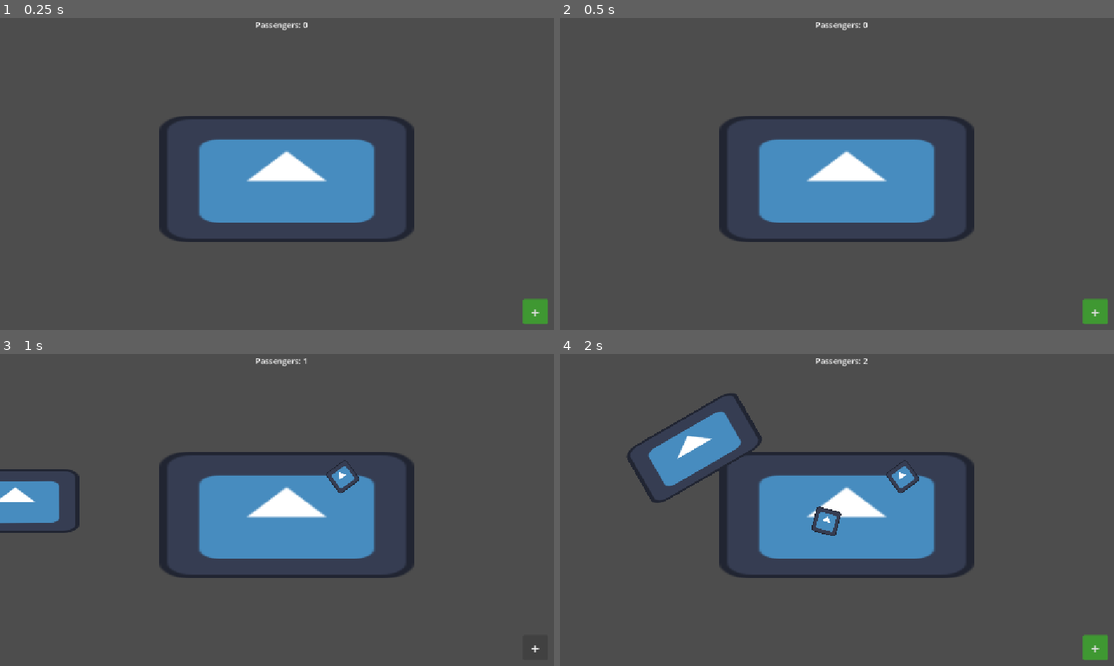
Above: before the commit, frames 1-4 (two rows, left to right).
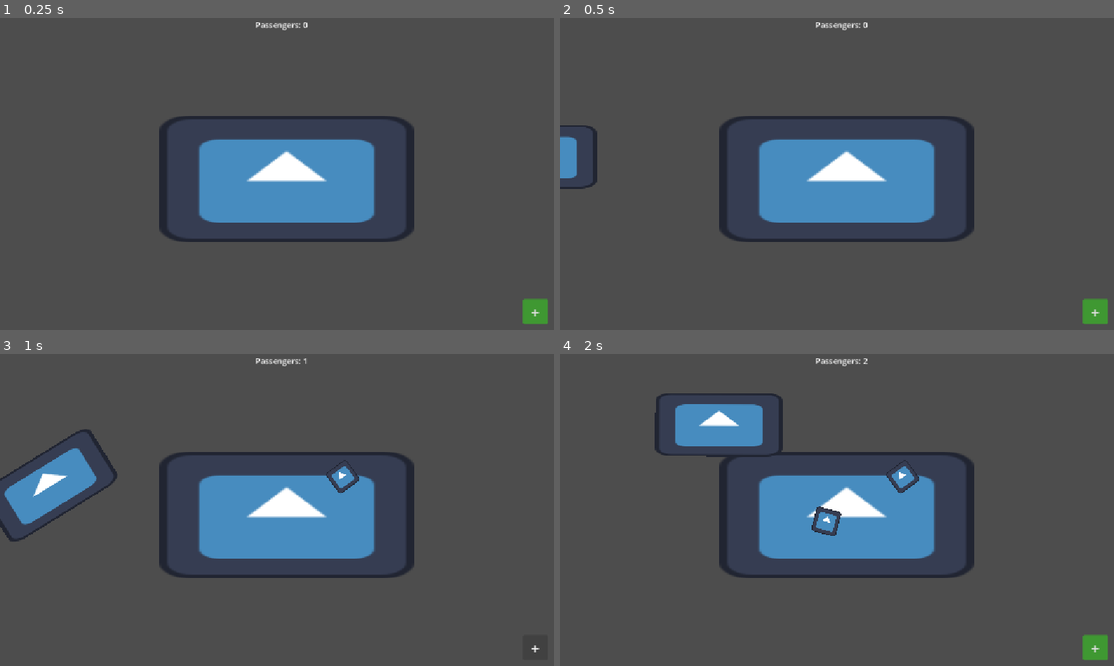
Above: after the commit, the same moments.

Repository: iamagoodperson-yay/rail-clicker
Game: Godot game, scene res://scenes/main.tscn
The game is run twice, just before and just after one commit, with the same random seed, the same clock (stepped at 60 frames per second) and the same inputs. The engine's default icon, where the game draws it, is replaced by a stand-in: a white triangle on a blue panel in a dark square.
Inputs (mouse positions are in pixels of both pictures, inside the frame that each line leads up to):
- Up to frame 1 (0.25 s): no input
- Up to frame 2 (0.5 s): no input
- Up to frame 3 (1 s): click "+" at 0.5 s
- Up to frame 4 (2 s): tap Enter at 1.25 s; move the mouse to (975, 497) at 1.27 s; hold Right from 1.28 s (still down); tap Alt at 1.35 s; click (975, 497) at 1.42 s

Frame 1 is identical in both runs. In frame 2, 0.6% of the frame differs, in the area x 0-7%, y 34-55%; in frame 3, 2.4%; in frame 4, 3.7%, in the area x 12-41%, y 12-48%.

Commit message:
i think theres minor fixes idk what else

Diff:
--- a/scenes/main.tscn
+++ b/scenes/main.tscn
@@ -38,10 +38,11 @@
 [node name="Hitbox" type="CollisionShape2D" parent="Node2D/PlatformArea" unique_id=1935806620]
 shape = SubResource("RectangleShape2D_d3t8h")
 
+[node name="Path2D" parent="Node2D/PlatformArea" unique_id=1865679941 instance=ExtResource("3_tbgi4")]
+position = Vector2(-576, -324)
+
 [node name="PassengersContainer" type="Node2D" parent="Node2D" unique_id=2008254852]
 script = ExtResource("2_jyhfs")
-
-[node name="Path2D" parent="Node2D" unique_id=1865679941 instance=ExtResource("3_tbgi4")]
 
 [node name="Centered" type="Control" parent="." unique_id=1308823877]
 layout_mode = 3
--- a/scenes/train.tscn
+++ b/scenes/train.tscn
@@ -5,7 +5,7 @@
 
 [sub_resource type="Curve2D" id="Curve2D_sugp2"]
 _data = {
-"points": PackedVector2Array(0, 0, 0, 0, -313, 298, 0, 0, 0, 0, 85, 296, 0, 0, 0, 0, 313, 164, 0, 0, 0, 0, 834, 163, 0, 0, 0, 0, 995, 298, 0, 0, 0, 0, 1372, 298)
+"points": PackedVector2Array(0, 0, 0, 0, -222, 280, 0, 0, 0, 0, 77, 279, 0, 0, 0, 0, 299, 142, 0, 0, 0, 0, 858, 143, 0, 0, 0, 0, 1057, 280, 0, 0, 0, 0, 1376, 280)
 }
 point_count = 6
 
@@ -13,8 +13,8 @@
 curve = SubResource("Curve2D_sugp2")
 
 [node name="PathFollow2D" type="PathFollow2D" parent="." unique_id=1926359726]
-position = Vector2(-313, 298)
-rotation = -0.0050250837
+position = Vector2(-230, 300)
+rotation = -0.0065358547
 script = ExtResource("1_68jl8")
 
 [node name="Train" type="Sprite2D" parent="PathFollow2D" unique_id=1354929336]
--- a/scripts/label.gd
+++ b/scripts/label.gd
@@ -1,5 +1,5 @@
 extends Label
-@onready var passengers = get_node("/root/main/Node2D/PassengersContainer")
+@onready var passengers = $"../../Node2D/PassengersContainer"
 
 func _ready():
 	text = 'Passengers: 0'
--- a/scripts/passenger.gd
+++ b/scripts/passenger.gd
@@ -6,13 +6,17 @@
 var angular_speed = PI/4
 var action = 0
 
-var platform
+var platform: Variant
 var plat_shape: RectangleShape2D
 var plat_size: Vector2
 const plat_padding = 16
 
-func start(platform_ref):
+var train: Variant
+
+func start(platform_ref, train_ref):
 	platform = platform_ref
+	train = train_ref
+
 	active = true
 	visible = true
 	rotation = randf_range(0,TAU)
@@ -45,6 +49,13 @@
 		rotation += angular_speed * delta
 
 	var local_position = platform.to_local(global_position)
-	if abs(local_position.x) > plat_size.x/2 - plat_padding or abs(local_position.y) > plat_size.y / 2 - plat_padding:
-		position -= Vector2.UP.rotated(rotation) * speed * delta
-		action = 0
+	local_position.x = clamp(
+		local_position.x,
+		-plat_size.x / 2 + plat_padding,
+		plat_size.x / 2 - plat_padding
+	)
+	local_position.y = clamp(
+		local_position.y,
+		-plat_size.y / 2 + plat_padding,
+		plat_size.y / 2 - plat_padding
+	)
--- a/scripts/spawn_passengers.gd
+++ b/scripts/spawn_passengers.gd
@@ -2,8 +2,9 @@
 
 var object = preload("res://scenes/passenger.tscn")
 @onready var platform = $"../PlatformArea/Hitbox"
+@onready var train = $"../Path2D"
 
 func _on_button_pressed() -> void:
 	var passenger = object.instantiate()
 	add_child(passenger)
-	passenger.start(platform)
+	passenger.start(platform, train)
